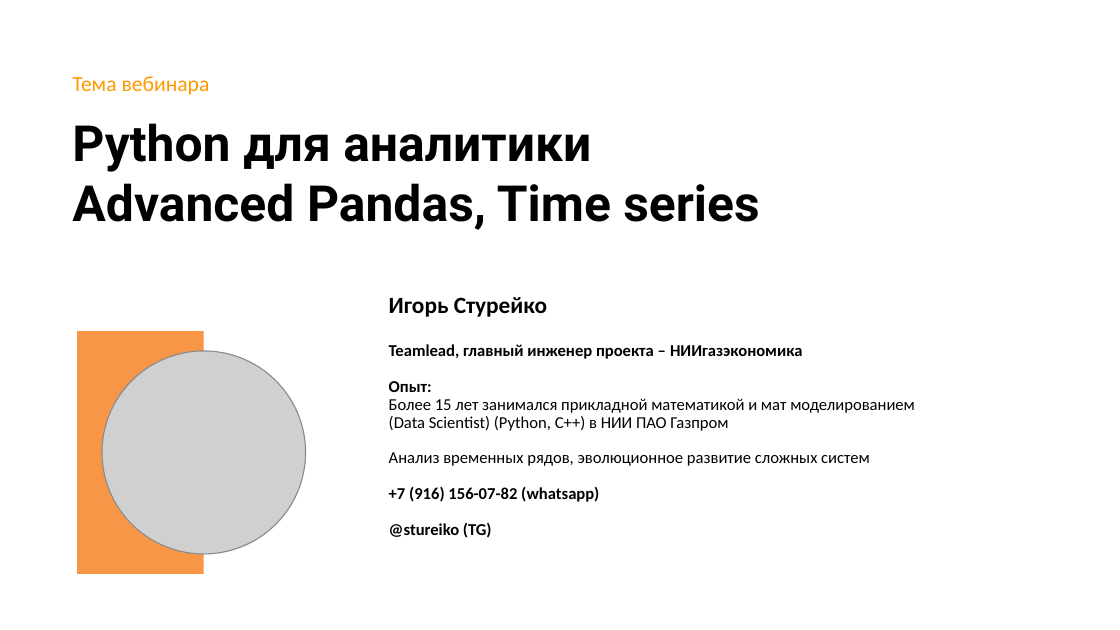
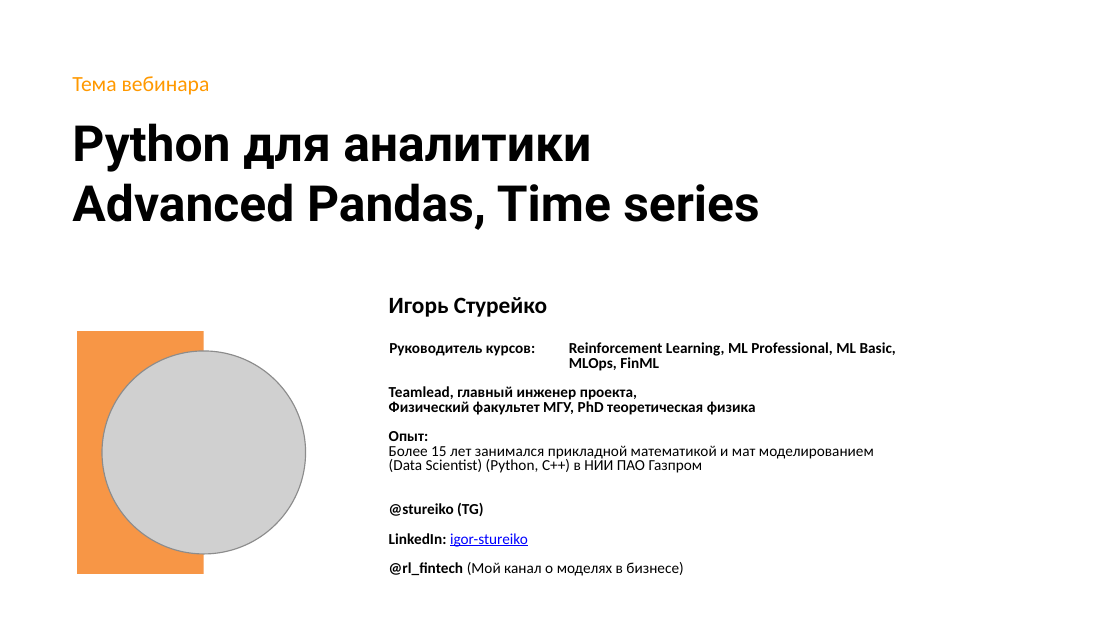
Before and after one commit to stureiko/Otus_lectures, a slide deck: slide 3 of Analytics/10 - Продвинутый Pandas/10 - Advanced Pandas.pptx. Drawn at 1120x630 pixels with LibreOffice and Linux fonts; fonts in the diff are those of the drawing; grey boxes stand for pictures; background and template pictures are left out. Boxes give left, top, right and bottom in pixels: in the first picture for what was removed or moved away, otherwise in the second. Text is boxed around its words. In the diff, an @@ line names an element or a change of style, - is before the commit and + after.

Commit message:
Analytics - Advanced pandas

```diff
--- a/Analytics/10 - Продвинутый Pandas/10 - Advanced Pandas.pptx
+++ b/Analytics/10 - Продвинутый Pandas/10 - Advanced Pandas.pptx
@@ text at [389,342,896,415]: text changed; size 10.6 to 9.8 pt @@
-Teamlead, главный инженер проекта – НИИгазэкономика
+Руководитель курсов: Reinforcement Learning, ML Professional, ML Basic,
+MLOps, FinML
+Teamlead, главный инженер проекта,
+Физический факультет МГУ, PhD теоретическая физика
@@ text at [389,431,874,516]: size 10.6 to 9.8 pt in "Опыт:", "Более 15 лет занимался прикладной математикой и ...", "(Data Scientist) (Python, С++) в НИИ ПАО ...", "@stureiko (TG)"; line spacing 0.9 to 0.8 @@
@@ text at [389,452,870,502]: paragraphs removed @@
-Анализ временных рядов, эволюционное развитие сложных систем
-+7 (916) 156-07-82 (whatsapp)
@@ text at [389,533,683,576]: paragraphs added @@
+LinkedIn: igor-stureiko
+@rl_fintech (Мой канал о моделях в бизнесе)
```
Also in this commit, not shown: 3 other slides changed, 1 other file.
